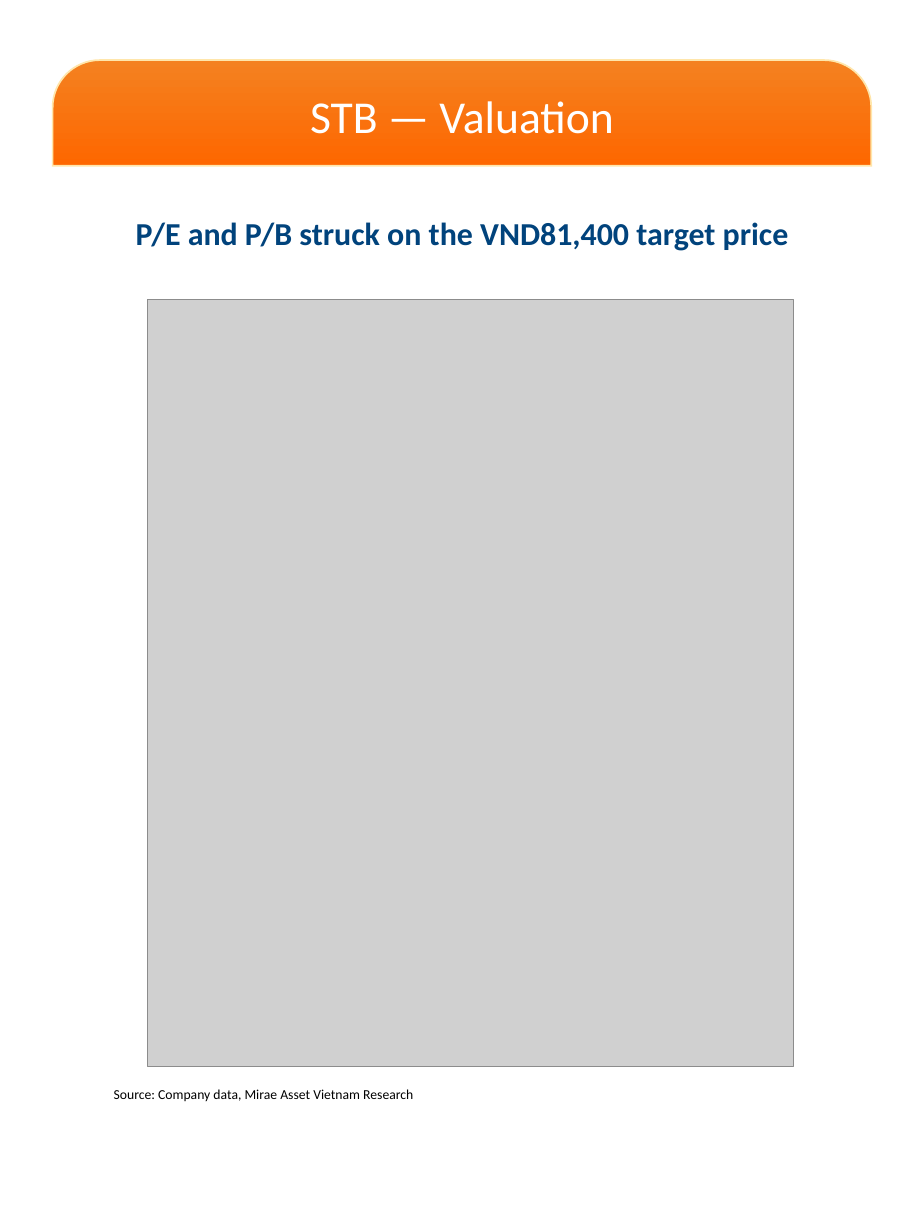
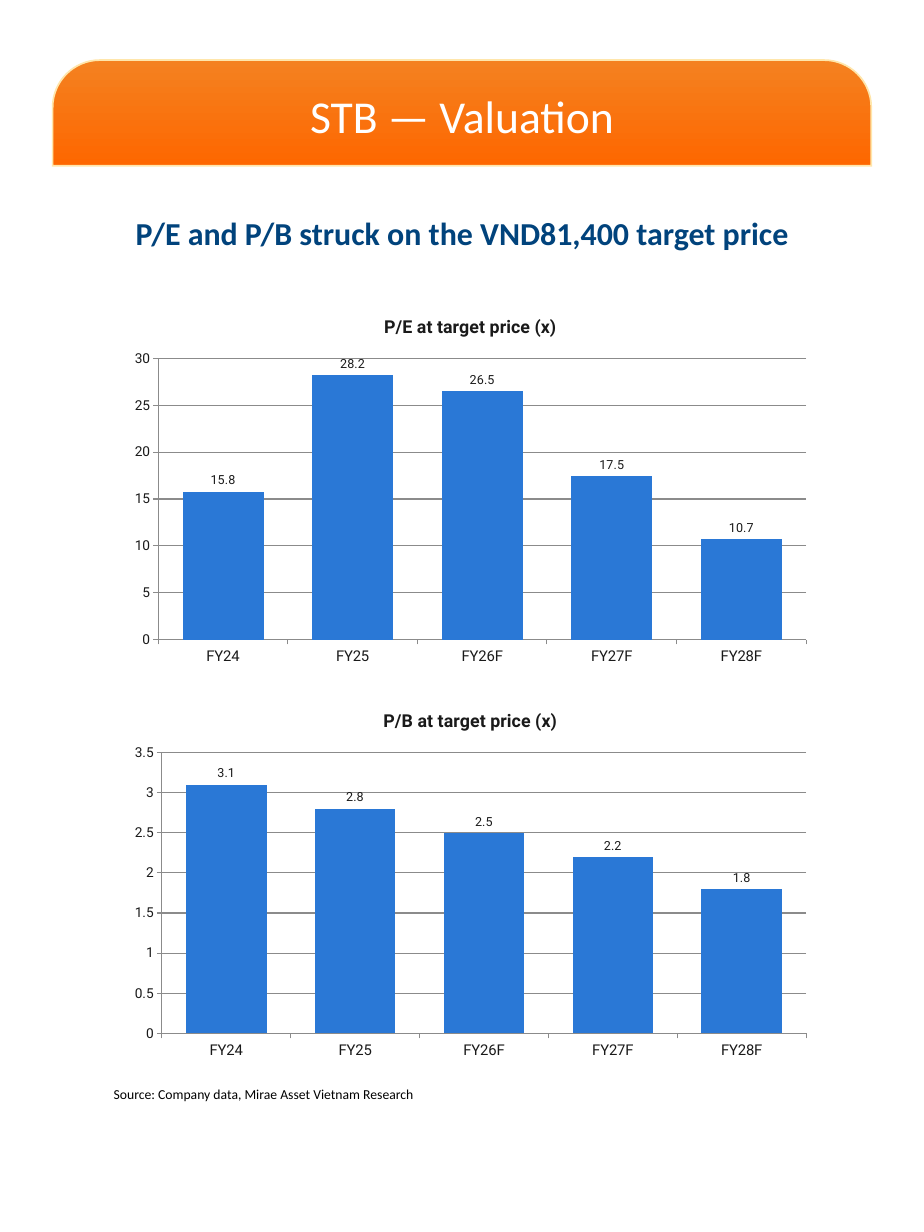
Before and after one commit to datquanton/verbose-guide, a slide deck: slide 4 of MASVN_Mobile_Report_STB_FPT_2Q26_EN_VN.pptx. Drawn at 924x1232 pixels with LibreOffice and Linux fonts; fonts in the diff are those of the drawing; grey boxes stand for pictures; background and template pictures are left out. Boxes give left, top, right and bottom in pixels: in the first picture for what was removed or moved away, otherwise in the second. Text is boxed around its words. In the diff, an @@ line names an element or a change of style, - is before the commit and + after.

```diff
--- a/MASVN_Mobile_Report_STB_FPT_2Q26_EN_VN.pptx
+++ b/MASVN_Mobile_Report_STB_FPT_2Q26_EN_VN.pptx
@@ column chart added at box(121, 300, 820, 672) @@
+title "P/E at target price (x)"
+categories: FY24, FY25, FY26F, FY27F, FY28F
+P/E at target price (x): 15.8, 28.2, 26.5, 17.5, 10.7
@@ picture removed at box(148, 300, 793, 1066) @@
@@ column chart added at box(121, 694, 820, 1066) @@
+title "P/B at target price (x)"
+categories: FY24, FY25, FY26F, FY27F, FY28F
+P/B at target price (x): 3.1, 2.8, 2.5, 2.2, 1.8
```
Also in this commit, not shown: 7 other slides changed, 12 other files.
